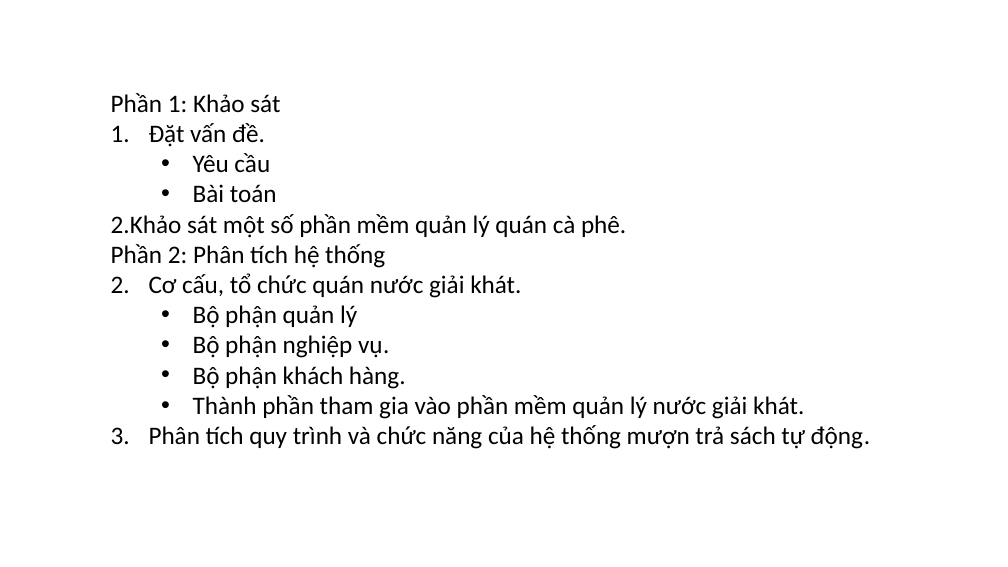
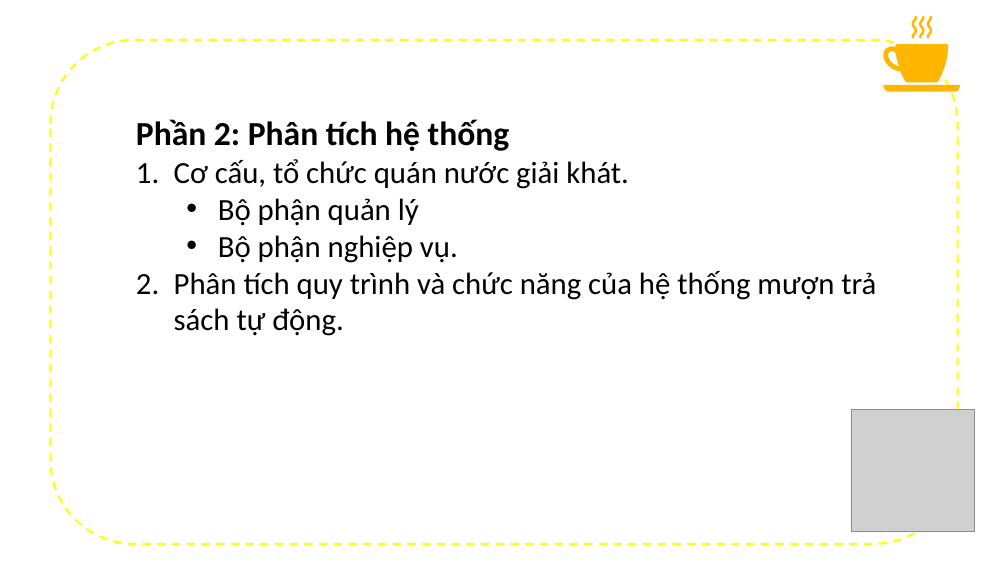
Before and after one commit to datduong97/Congnghephanmem, a slide deck: slide 7 of bccnpm2.pptx (slide 3 before the commit). Drawn at 1008x567 pixels with LibreOffice and Linux fonts; fonts in the diff are those of the drawing; grey boxes stand for pictures; background and template pictures are left out. Boxes give left, top, right and bottom in pixels: in the first picture for what was removed or moved away, otherwise in the second. Text is boxed around its words. In the diff, an @@ line names an element or a change of style, - is before the commit and + after.

```diff
--- a/bccnpm2.pptx
+++ b/bccnpm2.pptx
@@ group added at (883, 16, 960, 92): 5 freeform shapes @@
@@ rounded rectangle added at (50, 40, 958, 544), outline #FFFF00 1.5 pt dashed @@
@@ text at (111, 93, 626, 238): paragraphs removed @@
-Phần 1: Khảo sát
-1. Đặt vấn đề.
-  • Yêu cầu
-  • Bài toán
-2.Khảo sát một số phần mềm quản lý quán cà phê.
@@ text "Phần 2: Phân tích hệ ...": place and size @@
-text "Phần 2: Phân tích hệ ..." at (111, 93, 870, 449)
+text "Phần 2: Phân tích hệ ..." at (136, 119, 876, 336)
@@ text "Phần 2: Phân tích hệ ..." at (136, 119, 876, 336): size 18 to 24 pt, bold on in "Phần 2: Phân tích hệ thống"; size 18 to 22 pt in "Cơ cấu, tổ chức quán nước giải ...", "Bộ phận quản lý", "Bộ phận nghiệp vụ.", "Phân tích quy trình và chức năng ..." @@
@@ text at (193, 366, 804, 419): paragraphs removed @@
-  • Bộ phận khách hàng.
-  • Thành phần tham gia vào phần mềm quản lý nước giải khát.
@@ picture added at (852, 409, 974, 531) @@
```
Also in this commit, not shown: 6 other slides changed, 4 slides added, 2 slides removed, 1 other file.
